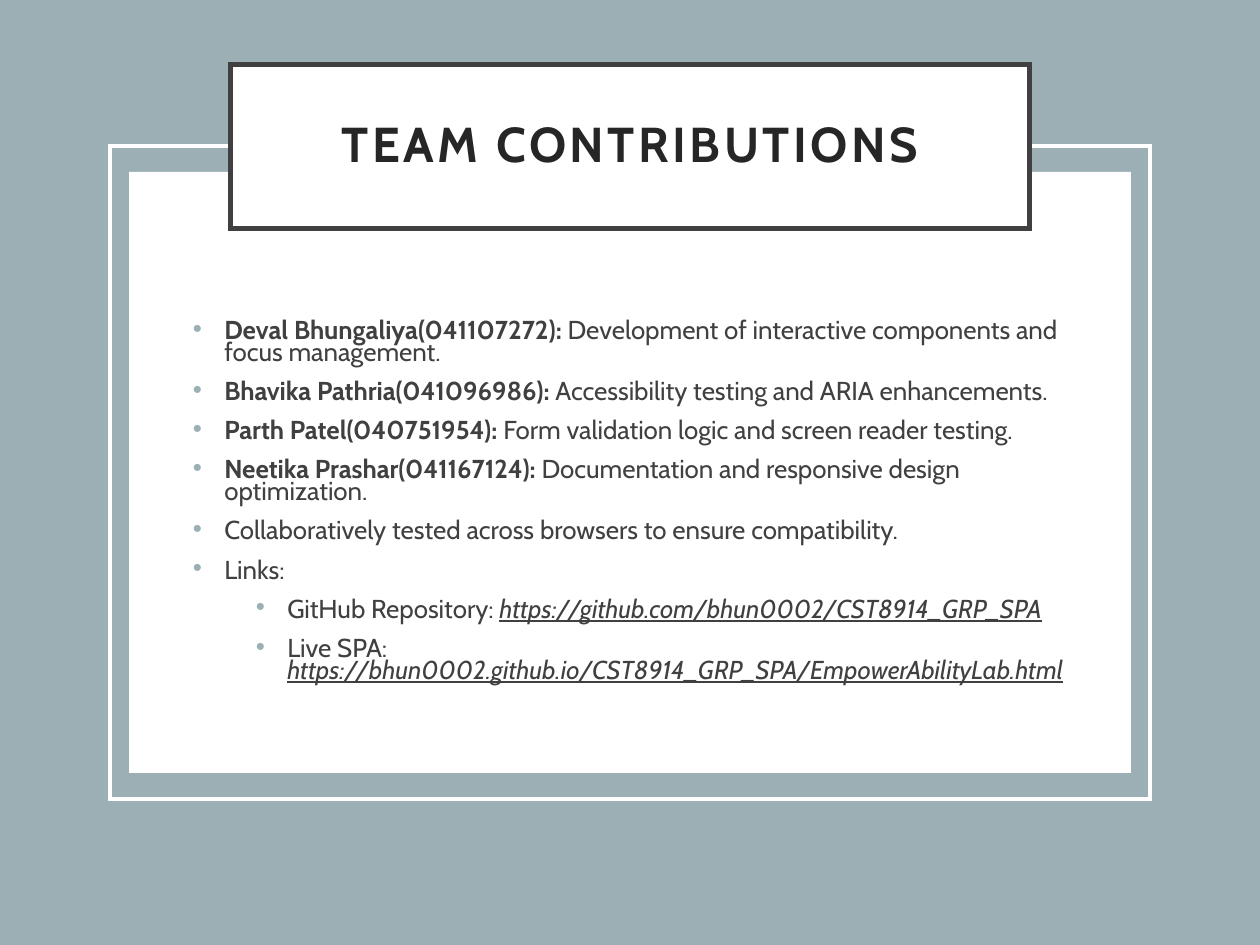
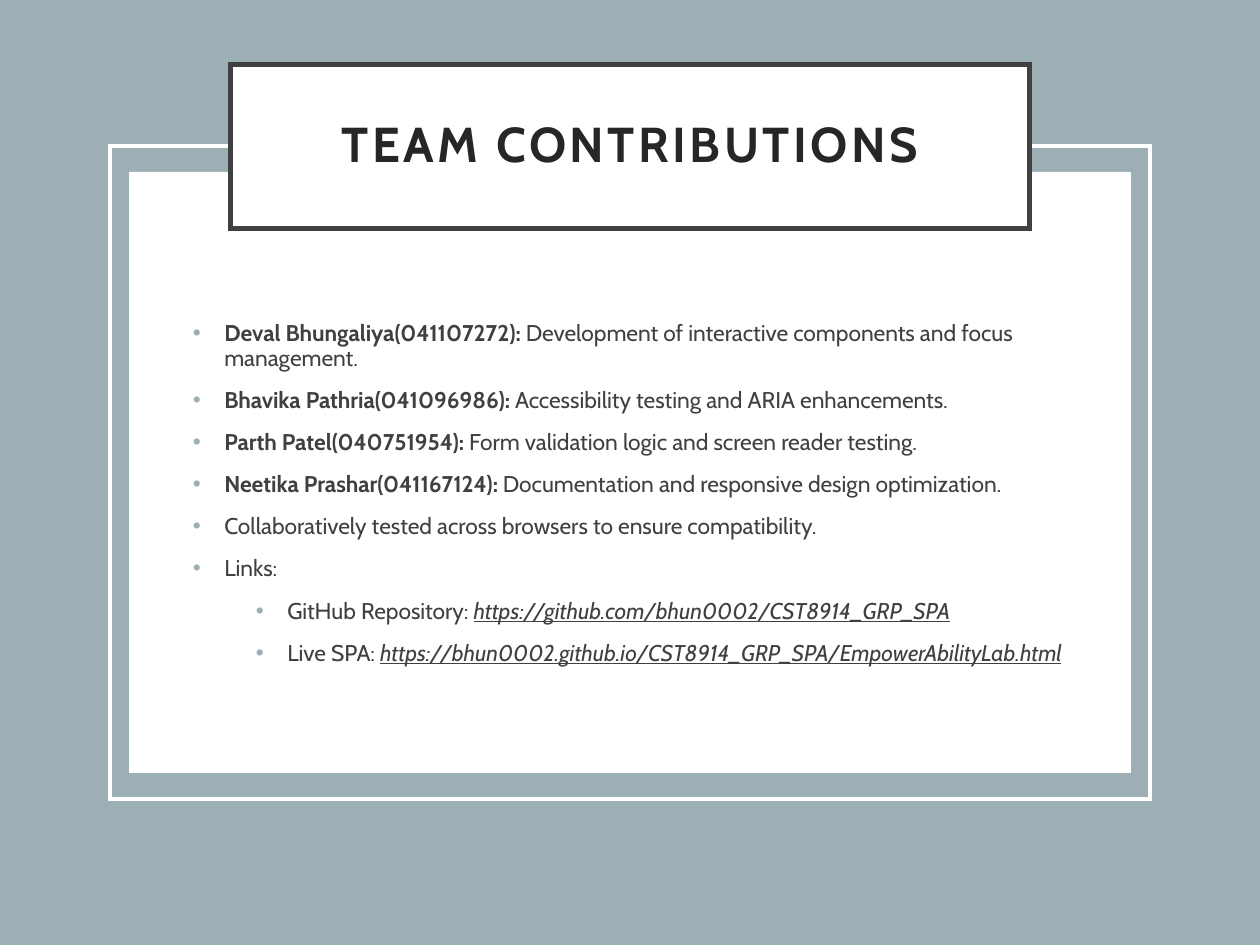
Before and after one commit to bhun0002/CST8914_GRP_SPA, a slide deck: slide 7 of Group_3_Final_PPT.pptx. Drawn at 1260x945 pixels with LibreOffice and Linux fonts; fonts in the diff are those of the drawing. Boxes give left, top, right and bottom in pixels: in the first picture for what was removed or moved away, otherwise in the second. Text is boxed around its words. In the diff, an @@ line names an element or a change of style, - is before the commit and + after.

```diff
--- a/Group_3_Final_PPT.pptx
+++ b/Group_3_Final_PPT.pptx
@@ subtitle "Deval Bhungaliya(041107272): Development of interactive ..." at box(224, 324, 1062, 667): size 14.8 to 13 pt; line spacing 0.7 to 0.9 @@
```
Also in this commit, not shown: 1 other slide changed, 1 slide added, 1 slide removed.
